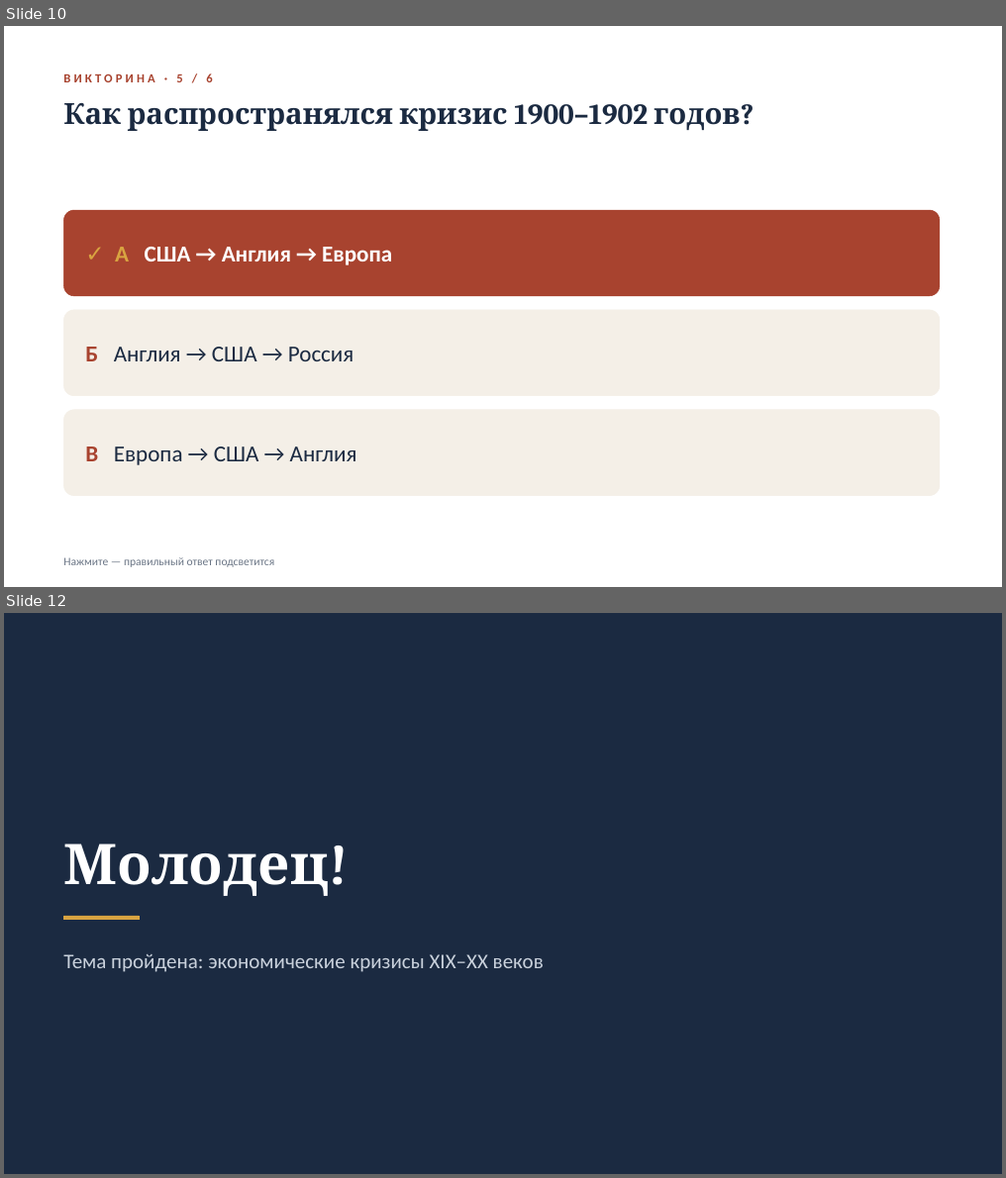
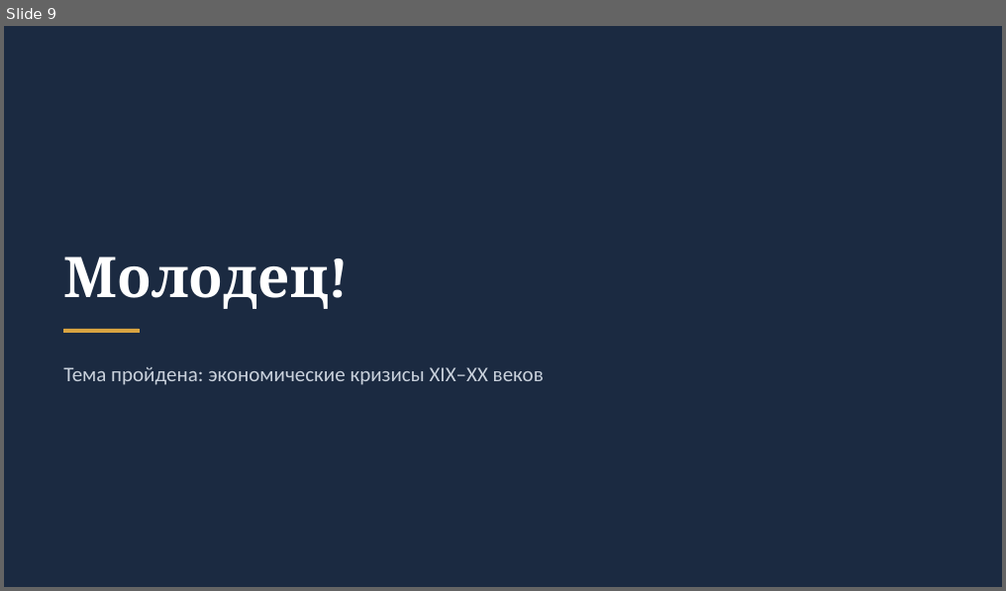
Before and after one commit to IVabdulin85/claude-workspace, a slide deck: Ekonomicheskie_krizisy_RU_viktorina.pptx. Shown one above the other, each under a label of ours: slides 10 and 12 before the commit, slide 9 after it; the slides between them are not shown. The pictures are 1006x1178 and 1006x591 pixels, drawn with LibreOffice and Linux fonts; fonts in the diff are those of the drawing. Boxes give left, top, right and bottom in pixels: in the first picture for what was removed or moved away, otherwise in the second. Text is boxed around its words. In the diff, an @@ line names an element or a change of style, - is before the commit and + after.

```diff
--- a/Ekonomicheskie_krizisy_RU_viktorina.pptx
+++ b/Ekonomicheskie_krizisy_RU_viktorina.pptx
@@ slide 10 removed at <box>4,26,1002,587</box>, background #FFFFFF @@
@@ text removed at <box>63,74,212,82</box> @@
-ВИКТОРИНА · 5 / 6
@@ text removed at <box>63,103,741,131</box> @@
-Как распространялся кризис 1900–1902 годов?
@@ rounded rectangle removed at <box>63,210,940,296</box> @@
-✓ А США → Англия → Европа
@@ rounded rectangle removed at <box>63,310,940,396</box> @@
-Б Англия → США → Россия
@@ rounded rectangle removed at <box>63,410,940,496</box> @@
-В Европа → США → Англия
@@ text removed at <box>63,558,274,568</box> @@
-Нажмите — правильный ответ подсветится
@@ what was slide 12 is now slide 9 @@
```
Also in this commit, not shown: 4 slides changed, 2 other slides removed, 1 other file.
